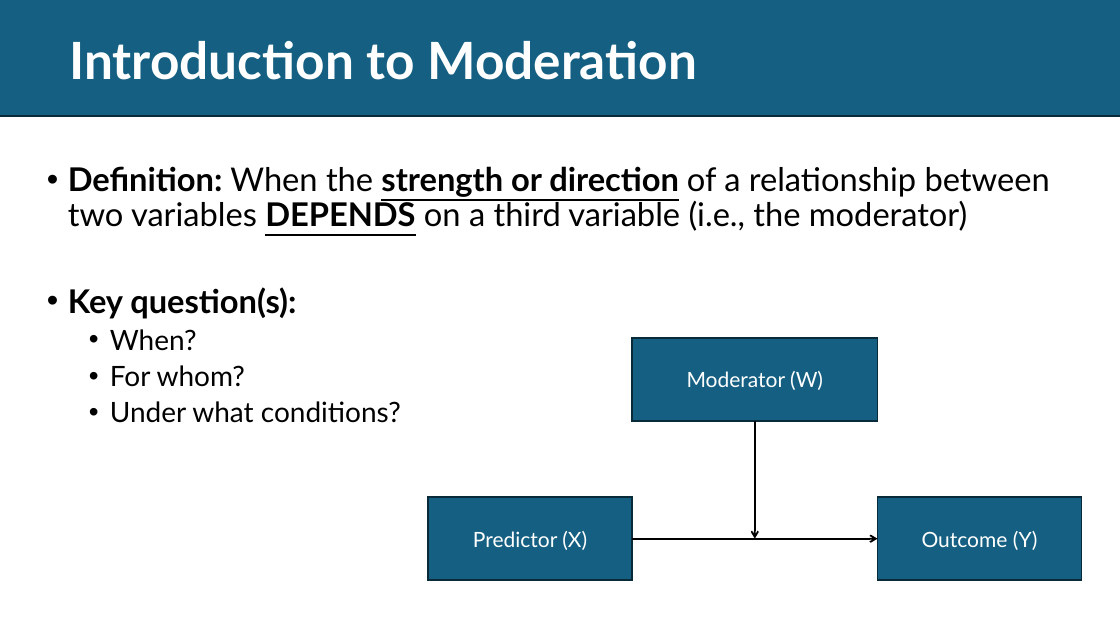
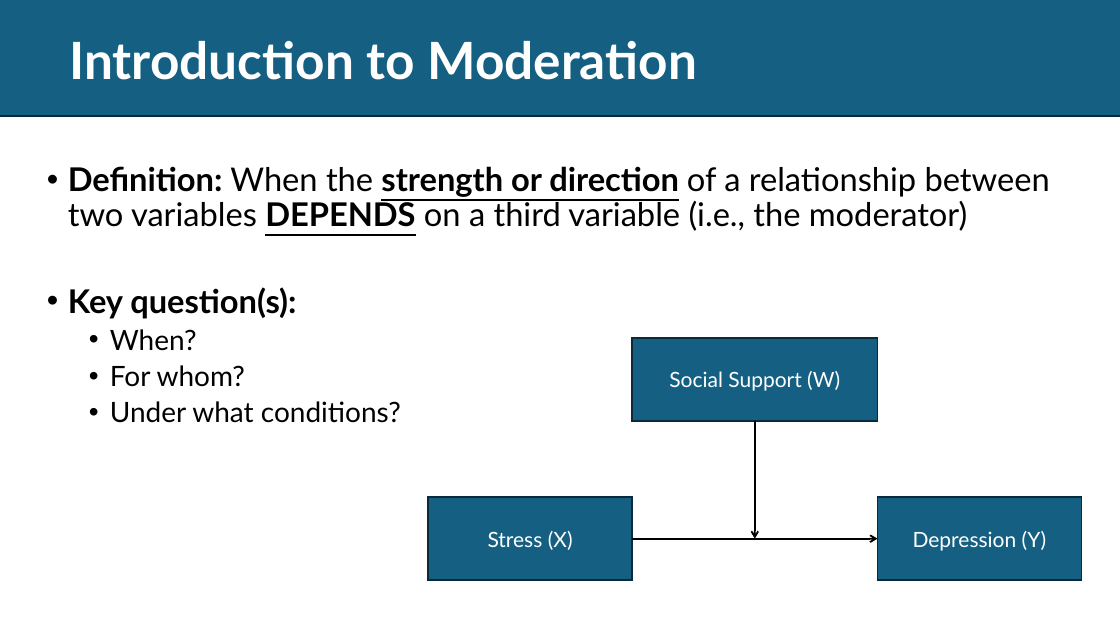
Before and after one commit to EwokOzwok/Data-Analysis-II---CBHPAR-Seminar, a slide deck: slide 3 of Data Analysis II - Mediation and Moderation.pptx. Drawn at 1120x630 pixels with LibreOffice and Linux fonts; fonts in the diff are those of the drawing. Boxes give left, top, right and bottom in pixels: in the first picture for what was removed or moved away, otherwise in the second. Text is boxed around its words. In the diff, an @@ line names an element or a change of style, - is before the commit and + after.

Commit message:
Added Moderation Slide screenshots.

```diff
--- a/Data Analysis II - Mediation and Moderation.pptx
+++ b/Data Analysis II - Mediation and Moderation.pptx
@@ text in rectangle at [669, 371, 840, 391]: text changed @@
-Moderator (W)
+Social Support (W)
@@ text in rectangle at [488, 531, 573, 550]: text changed @@
-Predictor (X)
+Stress (X)
@@ text in rectangle at [913, 531, 1047, 551]: text changed @@
-Outcome (Y)
+Depression (Y)
```
Also in this commit, not shown: 5 other slides changed, 3 other files.
